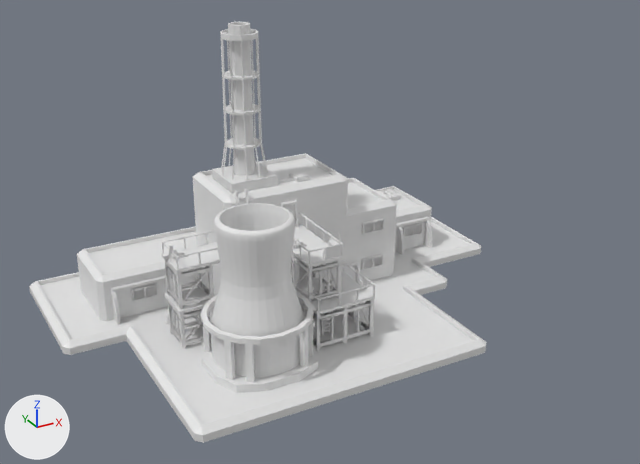
The OBJ model assets/Models3d/power_plant/ncl2.obj: old version first, new version second.
Before and after are seen from a 50 mm camera at (-5.37, -6.13, 4.16) aimed at (-1.46, 0.97, 0.61). Arrows for +X, +Y and +Z are at lower left; the lights stay in place. Where no turn or scale is listed for an object, it has been applied to the vertices. Vertices at the same position are counted once.

The scene before the commit, as lines of its bpy script (objects in view):
```python
me_cube_038_cube_103 = bpy.data.meshes.new('Cube.038_Cube.103')
me_cube_038_cube_103.from_pydata(...)  # 5779 vertices, 4523 faces; spans x -4.08..0.53, y -0.85..2.35, z -0.01..2.7
# faces by material slot: [4438, 3, 82]
me_cube_038_cube_103.materials.append(mat_nuclear_station_1)  # white #e7e7e7
me_cube_038_cube_103.materials.append(mat_door_small_001)  # white #e7e7e7
me_cube_038_cube_103.materials.append(mat_nuclear_station_light_1)  # white #e7e7e7
ob_cube_038_cube_103 = bpy.data.objects.new('Cube.038_Cube.103', me_cube_038_cube_103)
ob_cube_038_cube_103.location = (0.0, 0.0, 0.0)
```
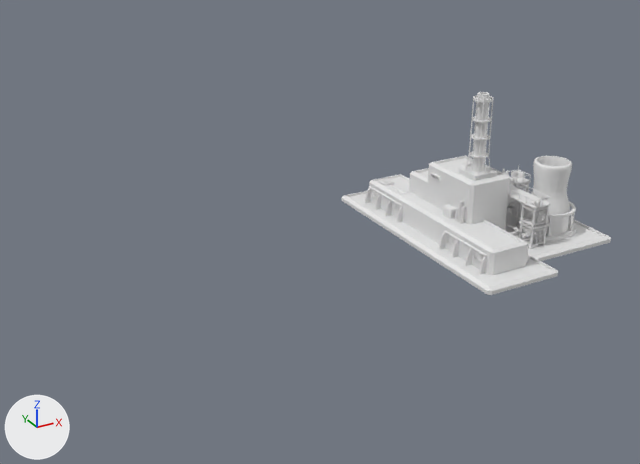
Changed parts and their boxes (x1, y1, x2, y2) in the pictures (640 x 464 px; the box of a moved part takes in the faces that stretch with it):
'Cube.038_Cube.103', reshaped (41% narrower, 52% shorter): before (29, 21, 487, 443); after (342, 92, 611, 295)
part 1 of me_cube_038_cube_103, moved or reshaped: before (29, 217, 487, 443); after (342, 191, 611, 295)
part 2 of me_cube_038_cube_103, moved or reshaped: before (300, 300, 374, 351); after (507, 204, 521, 221)
part 3 of me_cube_038_cube_103, moved or reshaped: before (357, 310, 359, 333); after (507, 208, 518, 219)
part 4 of me_cube_038_cube_103, moved or reshaped (not visible afterwards): before (278, 178, 294, 184)
part 5 of me_cube_038_cube_103, moved or reshaped: before (289, 171, 310, 182); after (462, 161, 472, 166)
part 6 of me_cube_038_cube_103, moved or reshaped: before (211, 203, 304, 377); after (524, 156, 572, 235)
part 7 of me_cube_038_cube_103, moved or reshaped: before (201, 341, 318, 393); after (516, 220, 577, 241)
part 8 of me_cube_038_cube_103, moved or reshaped: before (161, 224, 344, 273); after (508, 176, 552, 209)
part 9 of me_cube_038_cube_103, moved or reshaped: before (295, 238, 299, 285); after (512, 205, 515, 216)
part 10 of me_cube_038_cube_103, moved or reshaped: before (296, 262, 375, 315); after (507, 197, 521, 207)
part 11 of me_cube_038_cube_103, deleted: before (84, 21, 432, 382)
part 12 of me_cube_038_cube_103, built on: before (77, 154, 432, 321); after (365, 92, 576, 275)

Diff of the bpy script that builds the scene:
```diff
--- a/assets/Models3d/power_plant/ncl2.obj.py
+++ b/assets/Models3d/power_plant/ncl2.obj.py
@@ me_cube_038_cube_103 @@
 # used by ob_cube_038_cube_103; location = (0.0, 0.0, 0.0)
-me_cube_038_cube_103.from_pydata(...)  # 5779 vertices, 4523 faces; spans x -4.08..0.53, y -0.85..2.35, z -0.01..2.7
+me_cube_038_cube_103.from_pydata(...)  # 5776 vertices, 4523 faces; spans x -0.04..2.05, y 0.03..3.03, z -0.03..1.68
+# me_cube_038_cube_103 part 1: the loose piece of 74 vertices spanning x -4.08..0.53, y -0.85..2.35, z -0.01..0.1 is turned 90 degrees about the z axis through its middle and scaled by 0.65, then moved by (2.78, 0.78, -0.04)
+# me_cube_038_cube_103 part 2: the loose piece of 168 vertices spanning x -2.14..-1.56, y -0.2..0.69, z 0.06..0.43 is turned 90 degrees about the z axis through its middle and scaled by 0.647, then moved by (3.18, 1.24, -0.12)
+# me_cube_038_cube_103 part 3: the loose piece of 8 vertices spanning x -1.72..-1.7, y -0.2..-0.18, z 0.12..0.36 is multiplied about its middle by the matrix ((0.0, -0.831, 0.934), (-1.25, 0.0, 0.0), (0.0, -0.934, -0.831)), then moved by (3.02, 1.49, -0.09)
+# me_cube_038_cube_103 part 4: the loose piece of 12 vertices spanning x -1.94..-1.74, y 0.98..1.0, z 1.2..1.23 is turned 90 degrees about the z axis through its middle and scaled by 0.65, then moved by (2.69, 0.5, -0.47)
+# me_cube_038_cube_103 part 5: the loose piece of 12 vertices spanning x -1.74..-1.6, y 0.92..1.07, z 1.2..1.25 is turned 90 degrees about the z axis through its middle and scaled by 0.649, then moved by (2.52, 0.6, -0.48)
+# me_cube_038_cube_103 part 6: the loose piece of 736 vertices spanning x -3.04..-2.25, y -0.48..0.31, z 0.13..1.4 is turned 90 degrees about the z axis through its middle and scaled by 0.637, then moved by (4.19, 1.05, -0.31)
+# me_cube_038_cube_103 part 7: the loose piece of 24 vertices spanning x -3.12..-2.18, y -0.55..0.39, z 0.06..0.13 is turned 90 degrees about the z axis through its middle and scaled by 0.65, then moved by (4.19, 1.05, -0.06)
+# me_cube_038_cube_103 part 8: the loose piece of 28 vertices spanning x -3.18..-1.8, y -0.08..0.74, z 0.83..0.86 is turned 90 degrees about the z axis through its middle and scaled by 0.65, then moved by (3.77, 0.73, -0.34)
+# me_cube_038_cube_103 part 9: the loose piece of 12 vertices spanning x -2.1..-2.07, y 0.26..0.27, z 0.44..0.95 is scaled about its middle by (-0.65, -0.65, 0.678), then moved by (3.56, 1.2, -0.51)
+# me_cube_038_cube_103 part 10: the loose piece of 24 vertices spanning x -2.15..-1.55, y -0.22..0.74, z 0.43..0.46 is turned 90 degrees about the z axis through its middle and scaled by 0.65, then moved by (3.17, 1.22, -0.19)
+# me_cube_038_cube_103 part 11: 171 loose pieces with 4422 vertices, spanning x -3.58..0.03, y -0.56..2.09, z 0.06..2.7, are deleted
+# me_cube_038_cube_103 part 12: 95 vertices removed from x -3.66..0.11, y 0.73..1.98, z 0.05..1.24; 4514 vertices added at x 0.13..1.86, y 0.31..2.75, z 0.01..1.68
 me_cube_038_cube_103.materials.append(mat_nuclear_station_1)
```
